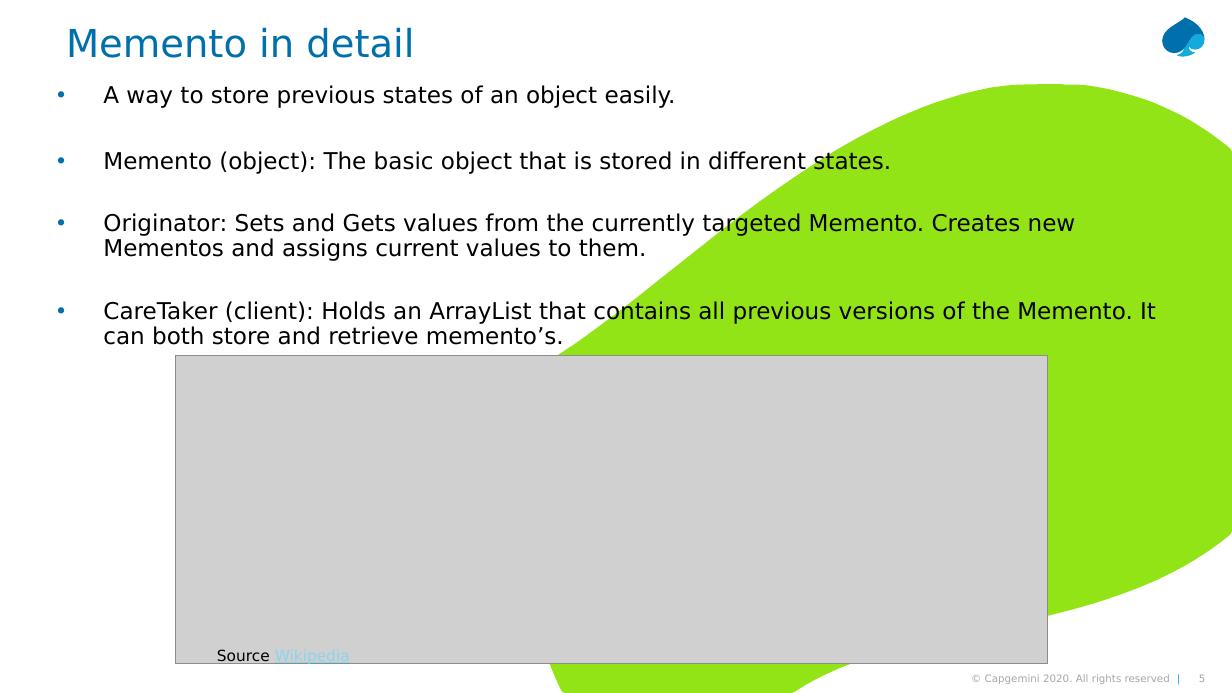
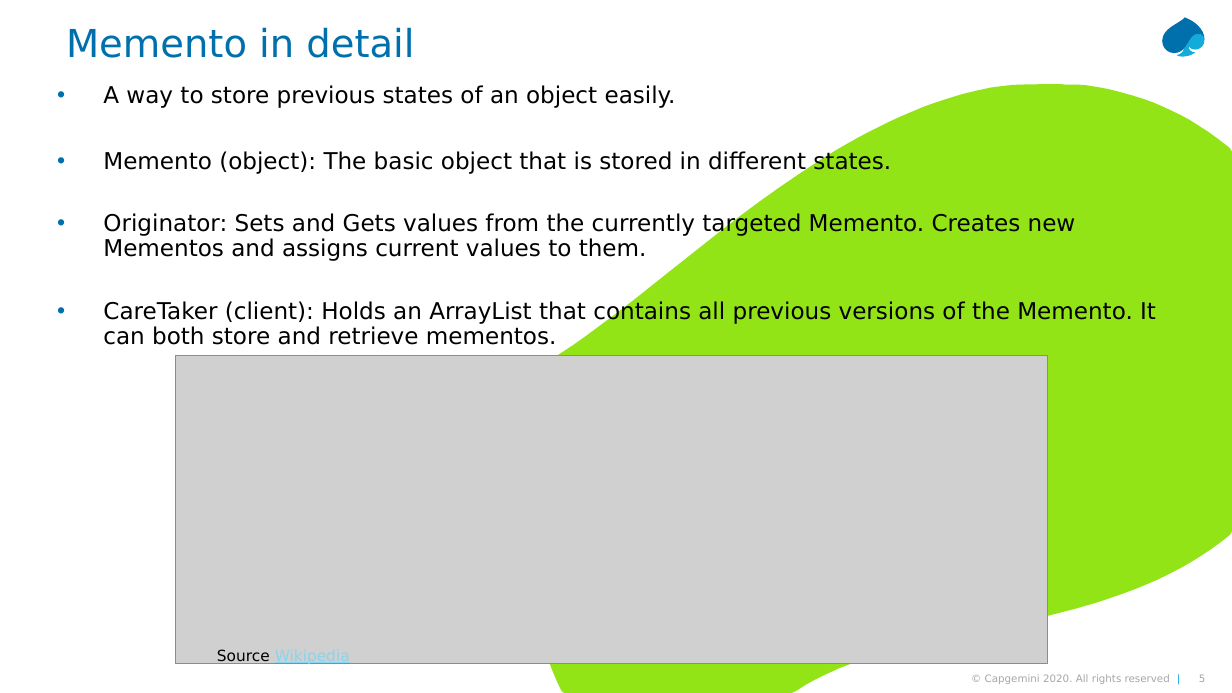
Before and after one commit to LarsMudde/Memento, a slide deck: slide 5 of design_patterns_for_lunch_memento - 27-10-2020.pptx. Drawn at 1232x693 pixels with LibreOffice and Linux fonts; fonts in the diff are those of the drawing; grey boxes stand for pictures. Boxes give left, top, right and bottom in pixels: in the first picture for what was removed or moved away, otherwise in the second. Text is boxed around its words. In the diff, an @@ line names an element or a change of style, - is before the commit and + after.

Commit message:
Final commit on memento ppt

```diff
--- a/design_patterns_for_lunch_memento - 27-10-2020.pptx
+++ b/design_patterns_for_lunch_memento - 27-10-2020.pptx
@@ text at [103, 300, 1156, 345]: text changed @@
-• CareTaker (client): Holds an ArrayList that contains all previous versions of the Memento. It can both store and retrieve memento’s.
+• CareTaker (client): Holds an ArrayList that contains all previous versions of the Memento. It can both store and retrieve mementos.
```
